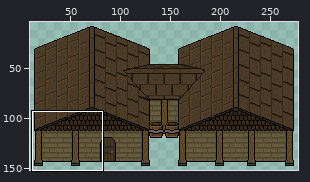
Two states of a sprite sheet, sprites/spr_house_farwayRoad_01/75e4182a-3767-484c-8bd2-562bef3660c1.png. Above, an overview of the earlier version with the close-up marked.
Close-up. Before:
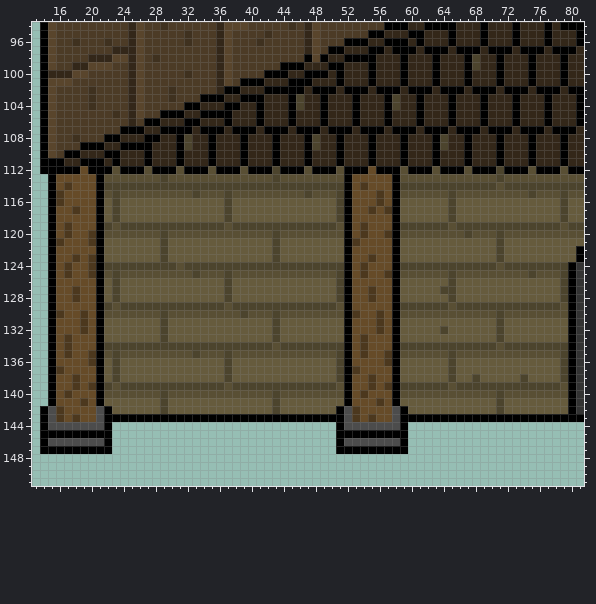
The file is 288x160 pixels. Colours within 5 levels of each other are drawn and written as one. Shown: x 13..81, y 94..151. The wide view leaves out empty margins. The commit also changed other parts of the picture, which this record leaves out.
New version:
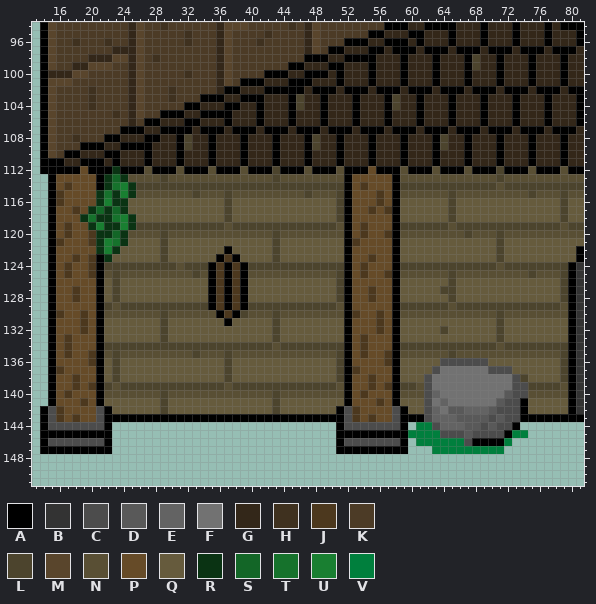
Palette (. is transparent): A #000000  B #333333  C #4c4c4c  D #595959  E #636363  F #727272  G #332719  H #3f311f  J #4c381e  K #4c3b26  L #4c442d  M #59452c  N #594f34  P #664b28  Q #665b3d  R #0a3313  S #136627  T #16722c  U #197f31  V #007f3d
Change:
y 98: x 48 M -> A
y 99: x 44 A -> K
y 112: x 23 N -> R
y 113: x 22..24 NNN -> RSR
y 114: x 22..25 LLLL -> RTUR
y 115: x 21..25 ANLNN -> RTRUR
y 116: x 21..24 AQLQ -> RURR
y 117: x 20..24 PAQLQ -> RSRSR
y 118: x 19..25 PPAQLQQ -> RTRRTUR
y 119: x 20..25 PALNLL -> RURRUR
y 120: x 21..24 ANNN -> RRSR
y 121: x 21..24 AQQQ -> RUTR
y 122: x 21..23 AQQ -> RUR; x 37 Q -> A
y 123: x 22 Q -> R; x 36..38 QQQ -> AJA
y 124: x 35..39 LLLLL -> AJAJA
y 125: x 35..39 NNLNN -> AJAJA
y 126..128: x 35..39 QQLQQ -> AJAJA
y 129: x 35..39 LLNLL -> AJAJA
y 130: x 36..38 NNN -> AJA
y 131: x 37 Q -> A
y 136: x 64..69 QLQQQQ -> CCCCCC
y 137: x 63..72 QQLQQQQQQQ -> CFFFFFFCCC
y 138: x 62..73 QQQLQQLQQQQQ -> CFFFFFFFFFFC
y 139: x 61..74 LLLLNLLLLLLLLL -> NCFFFFFFFFFFCC
y 140: x 62..74 NNNNNNNNNLNNN -> CEFFFFFFFFDCC
y 141: x 62..74 QQQQQQQQQLQQQ -> CFEFFFFFFDCCA
y 142: x 62..74 QQQQQQQQQLQQQ -> CEFDDEEEDCCCA
y 143: x 62..73 AAAAAAAAAAAA -> CEEEDDDDCDCC
y 144: x 61..73 ............. -> VVCEEEDDCDCCA
y 145: x 60..74 ............... -> VVVVCCCDCCCCAVV
y 146: x 61..72 ............ -> VVVVVVCAAAAV
y 147: x 63..71 ......... -> VVVVVVVVV
Boxes around the changes in both close-ups, in picture pixels (x1, y1, x2, y2):
changed: (280, 54, 320, 70)
changed: (80, 166, 136, 262)
changed: (208, 246, 248, 326)
changed: (408, 358, 528, 454)
